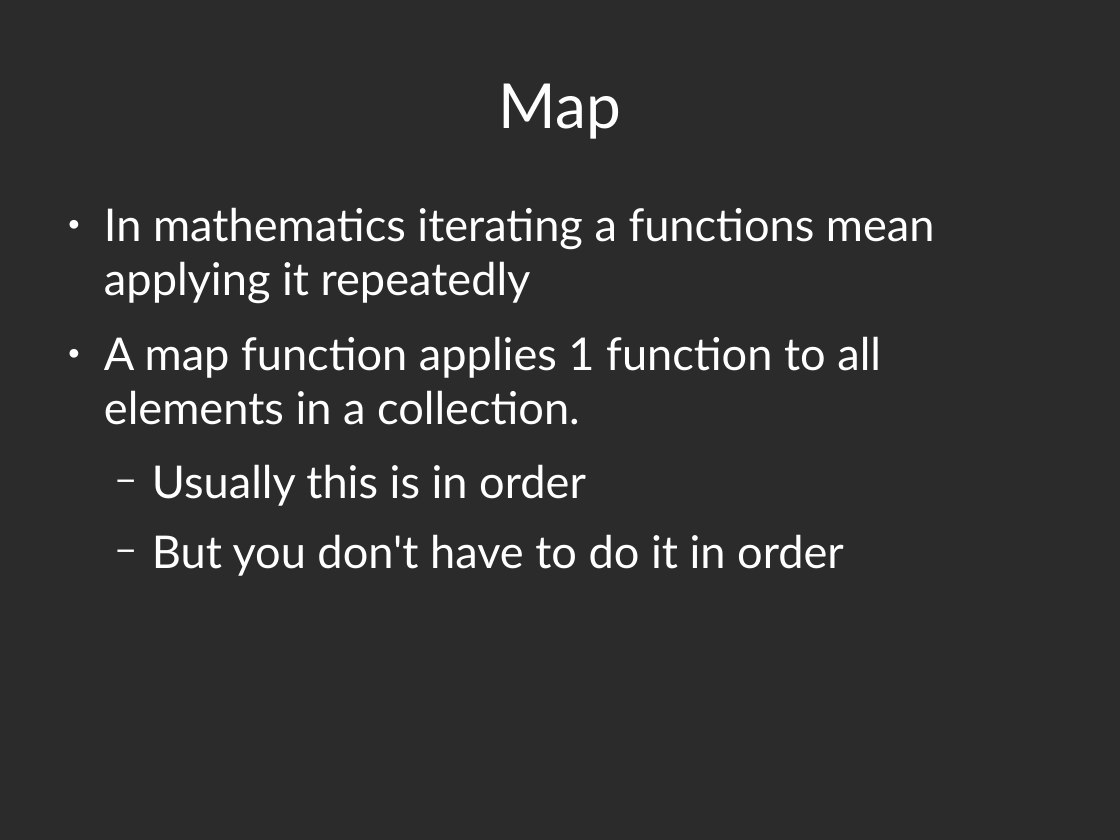
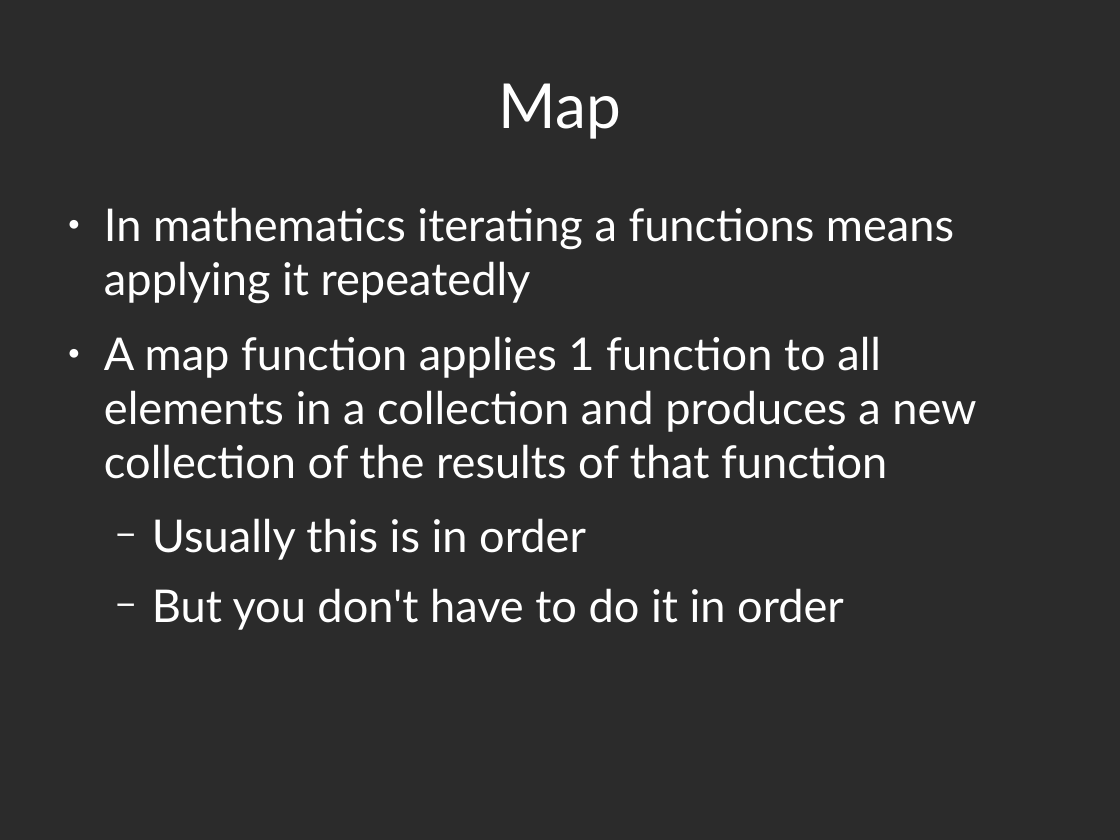
Before and after one commit to abramhindle/python-iteration-talk, a slide deck: slide 10 of iteration-talk.odp. Drawn at 1120x840 pixels with LibreOffice and Linux fonts; fonts in the diff are those of the drawing; background and template pictures are left out; a plain dark background stands for a picture behind light text. Boxes give left, top, right and bottom in pixels: in the first picture for what was removed or moved away, otherwise in the second. Text is boxed around its words. In the diff, an @@ line names an element or a change of style, - is before the commit and + after.

```diff
--- a/iteration-talk.odp
+++ b/iteration-talk.odp
@@ text at (x1=104, y1=207, x2=976, y2=479): text changed @@
-● In mathematics iterating a functions mean applying it repeatedly
-● A map function applies 1 function to all elements in a collection.
+● In mathematics iterating a functions means applying it repeatedly
+● A map function applies 1 function to all elements in a collection and produces a new collection of the results of that function
```
Also in this commit, not shown: 2 other slides changed, 5 slides added, 1 other file.
